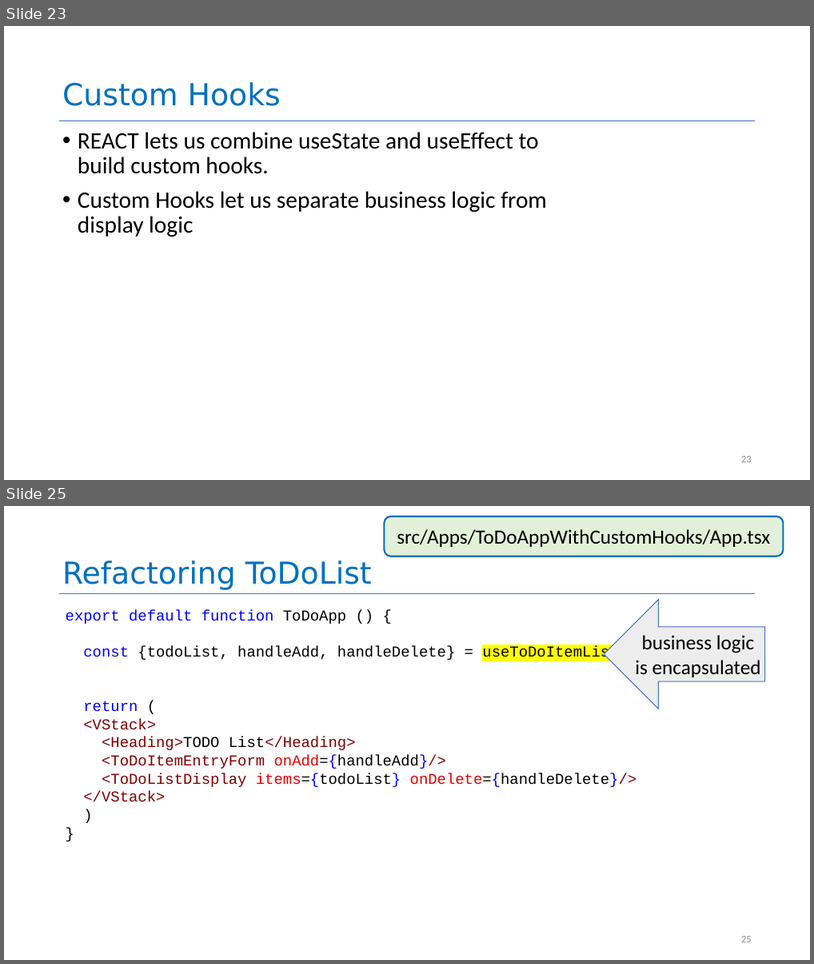
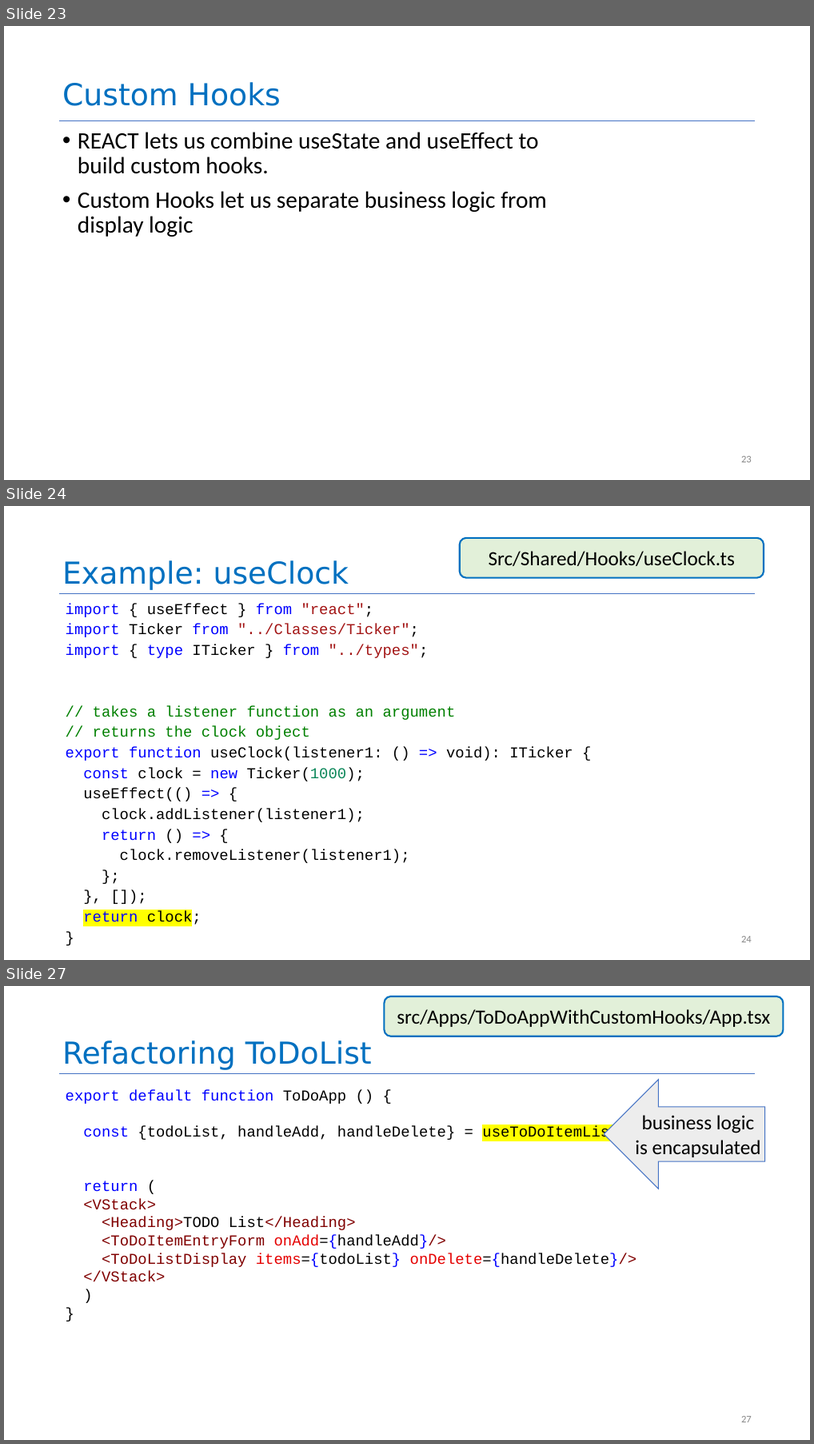
Before and after one commit to neu-se/CS4530-Fall-2026, a slide deck: Slides/Module 06 React Hook Patterns.pptx. Shown one above the other, each under a label of ours: slides 23 and 25 before the commit, slides 23, 24 and 27 after it; the slides between them are not shown. The pictures are 814x964 and 814x1444 pixels, drawn with LibreOffice and Linux fonts; fonts in the diff are those of the drawing. Boxes give left, top, right and bottom in pixels: in the first picture for what was removed or moved away, otherwise in the second. Text is boxed around its words. In the diff, an @@ line names an element or a change of style, - is before the commit and + after.

```diff
--- a/Slides/Module 06 React Hook Patterns.pptx
+++ b/Slides/Module 06 React Hook Patterns.pptx
@@ slide 24 added at (4, 506, 810, 960), background #FFFFFF; not listed: 1 template element that a slide beside it also shows @@
@@ rounded rectangle added at (460, 538, 765, 578), fill #E2F0D9, outline #0070C0 2 pt, 24 pt, text #000000 @@
+Src/Shared/Hooks/useClock.ts
@@ title added at (62, 560, 349, 590), 36 pt, text #0070C0 @@
+Example: useClock
@@ text added at (66, 603, 573, 926), 18 pt, text #000000 @@
+import { useEffect } from "react";
+import Ticker from "../Classes/Ticker";
+import { type ITicker } from "../types";
+// takes a listener function as an argument
+// returns the clock object
+export function useClock(listener1: () => void): ITicker {
+const clock = new Ticker(1000);
+useEffect(() => {
+clock.addListener(listener1);
+return () => {
+clock.removeListener(listener1);
+};
+}, []);
+return clock;
+}
@@ page number added at (742, 936, 752, 942), 12 pt, text #888888 @@
+24
@@ what was slide 25 is now slide 27 @@
@@ page number at (742, 1416, 752, 1422): text changed @@
-25
+27
```
Also in this commit, not shown: 6 slides changed, 1 other slide added, 1 other file.
